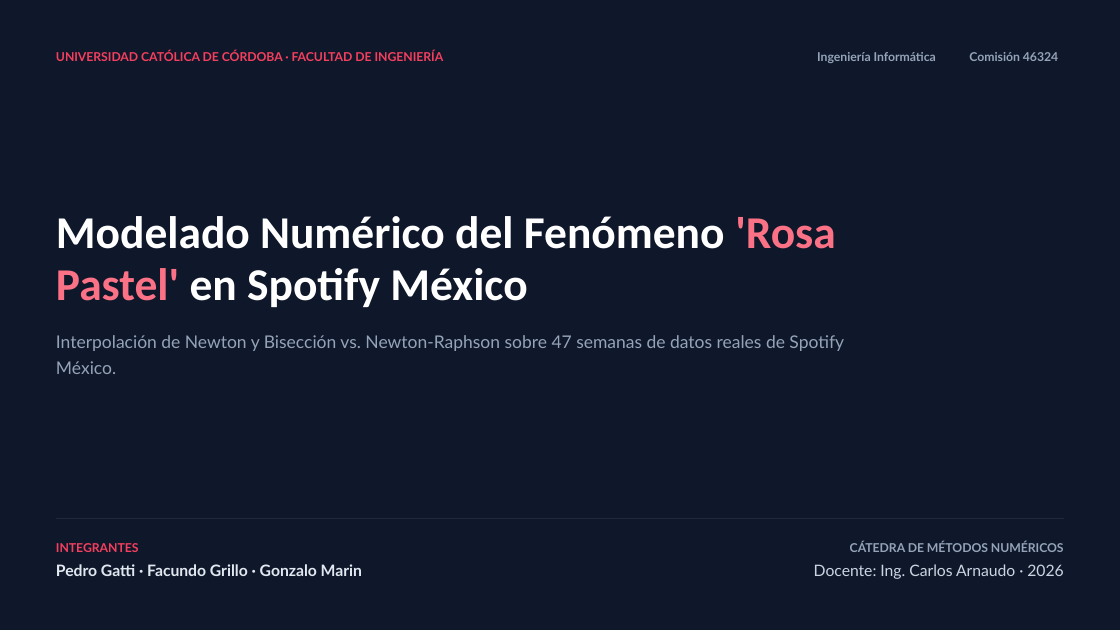
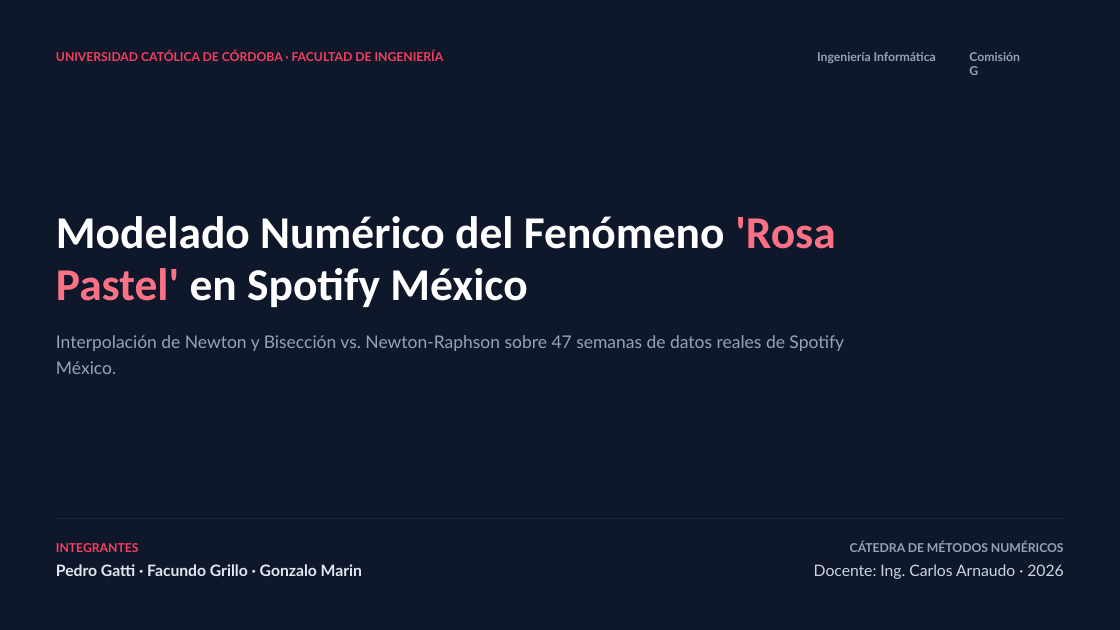
Before and after one commit to PedroGattiUCC/metodos-numericos-rosa-pastel, a slide deck: slide 1 of ENTREGABLES/Presentacion_Rosa_Pastel_Metodos_Numericos.pptx. Drawn at 1120x630 pixels with LibreOffice and Linux fonts; fonts in the diff are those of the drawing. Boxes give left, top, right and bottom in pixels: in the first picture for what was removed or moved away, otherwise in the second. Text is boxed around its words. In the diff, an @@ line names an element or a change of style, - is before the commit and + after.

```diff
--- a/ENTREGABLES/Presentacion_Rosa_Pastel_Metodos_Numericos.pptx
+++ b/ENTREGABLES/Presentacion_Rosa_Pastel_Metodos_Numericos.pptx
@@ text at (x1=969, y1=52, x2=1019, y2=75): text changed @@
-Comisión 46324
+Comisión G
```
Also in this commit, not shown: 1 other slide changed.
